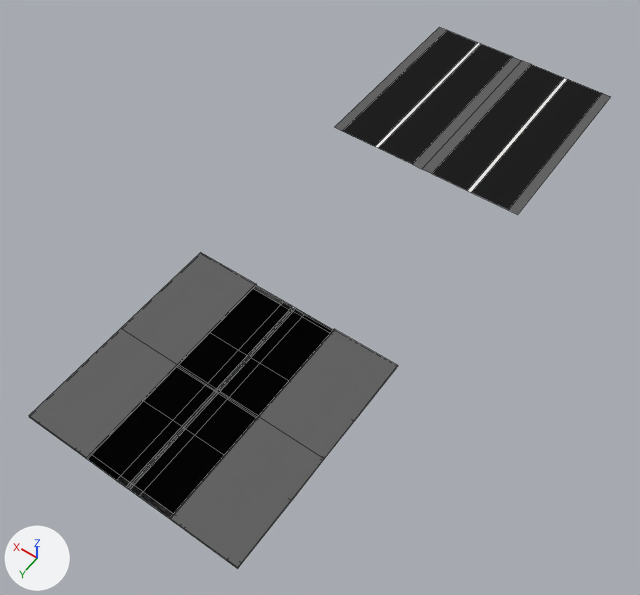
An edit to the Blender file Blender Files/Roads/Roads.blend, drawn before and after from the same camera.
Both versions are drawn from a 50 mm lens placed at (-145.0, 131.0, 305.0), pointed at (2.0, -74.0, -18.0). The axes (+X, +Y, +Z) are drawn at lower left. The lights are the same throughout. Mesh edges are drawn as thin lines. The same objects are shown in both versions, whatever each file hides.

In view in the first picture: 'Ground', 'Ground.002', 'S  Road Straight'.
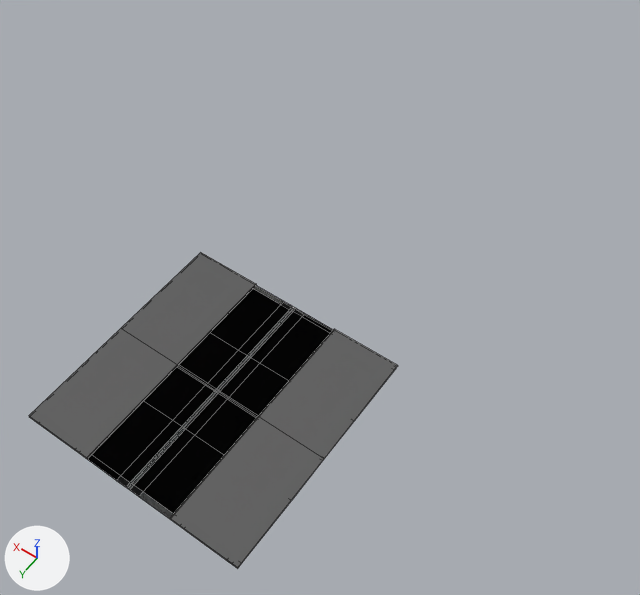
Changed parts and their boxes [x1, y1, x2, y2] in the pictures (640 x 595 px):
'Ground.002', reshaped, moved, modifiers changed (not visible afterwards): before [334, 27, 611, 215]

The change, as a list of edits to the scene's bpy script:
```text
Change me_ground_plane_004:
    used by ob_ground_002; location = (0.0, -210.0, 0.0); scale = (1.0, 1.88, 1.0)
    remove me_ground_plane_004.from_pydata(...)  # 12 vertices, 5 faces; spans x -52.7..0.0, y -28.0..28.0, z 0.0
    remove me_ground_plane_004.materials.append(mat_road_002)  # black #202020
    remove me_ground_plane_004.materials.append(mat_line_002)  # white #e7e7e7
    remove me_ground_plane_004.materials.append(mat_path_002)  # dark grey #646464
    add me_ground_plane_004.from_pydata(...)  # 104 vertices, 84 faces; spans x -52.7..52.7, y -27.4..27.9, z 0.0
    me_ground_plane_004 part 1: the whole mesh is rebuilt
    add me_ground_plane_004.materials.append(mat_road_005)  # black #202020
    add me_ground_plane_004.materials.append(mat_line_005)  # white #e7e7e7
    add me_ground_plane_004.materials.append(mat_path_005)  # dark grey #646464
Change ob_ground_002:
    ob_ground_002.location: (0.0, -210.0, 0.0) -> (0.0, 0.0, 0.0)
    remove _m = ob_ground_002.modifiers.new('Mirror', 'MIRROR')
```
